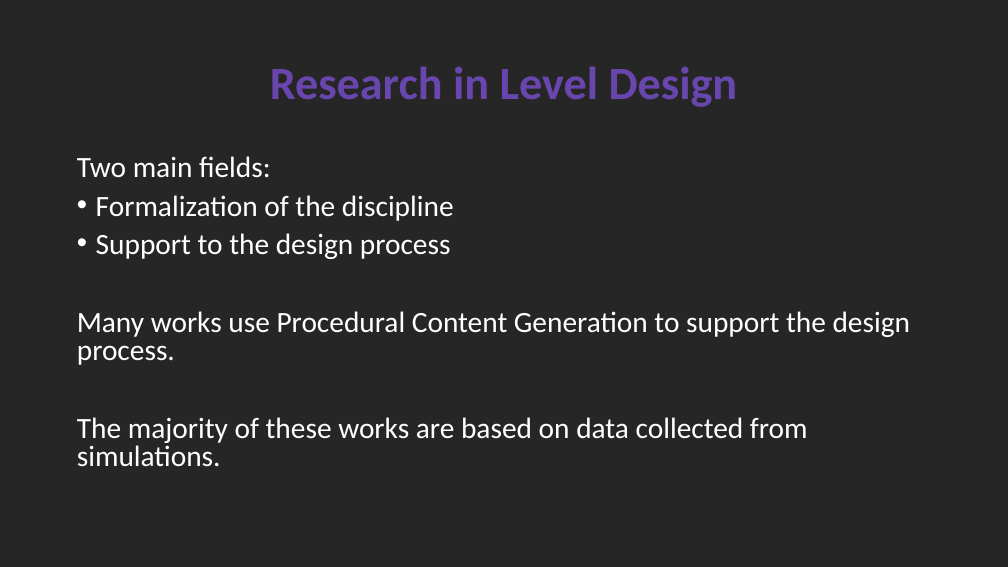
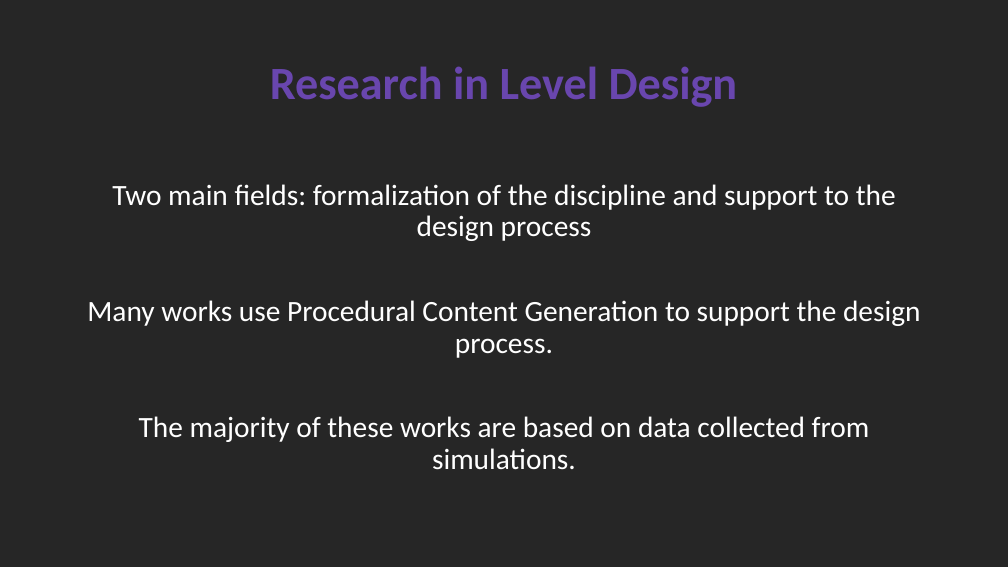
Before and after one commit to SimoDedo/ProjectArena, a slide deck: slide 4 of Presentation/An Online Framework for User-Based Analysis of Maps in First Person Shooters.pptx. Drawn at 1008x567 pixels with LibreOffice and Linux fonts; fonts in the diff are those of the drawing. Boxes give left, top, right and bottom in pixels: in the first picture for what was removed or moved away, otherwise in the second. Text is boxed around its words. In the diff, an @@ line names an element or a change of style, - is before the commit and + after.

```diff
--- a/Presentation/An Online Framework for User-Based Analysis of Maps in First Person Shooters.pptx
+++ b/Presentation/An Online Framework for User-Based Analysis of Maps in First Person Shooters.pptx
@@ text "Two main fields: formalization of ..." moved from (x1=77, y1=156, x2=911, y2=467) to (x1=87, y1=184, x2=921, y2=470) @@
@@ text at (x1=112, y1=184, x2=896, y2=241): text changed @@
-Two main fields:
-• Formalization of the discipline
-• Support to the design process
+Two main fields: formalization of the discipline and support to the design process
@@ text at (x1=87, y1=300, x2=921, y2=470): alignment left to centre; line spacing 0.8 to 0.9 @@
```
Also in this commit, not shown: 4 other slides changed, 8 slides added, 15 other files.
